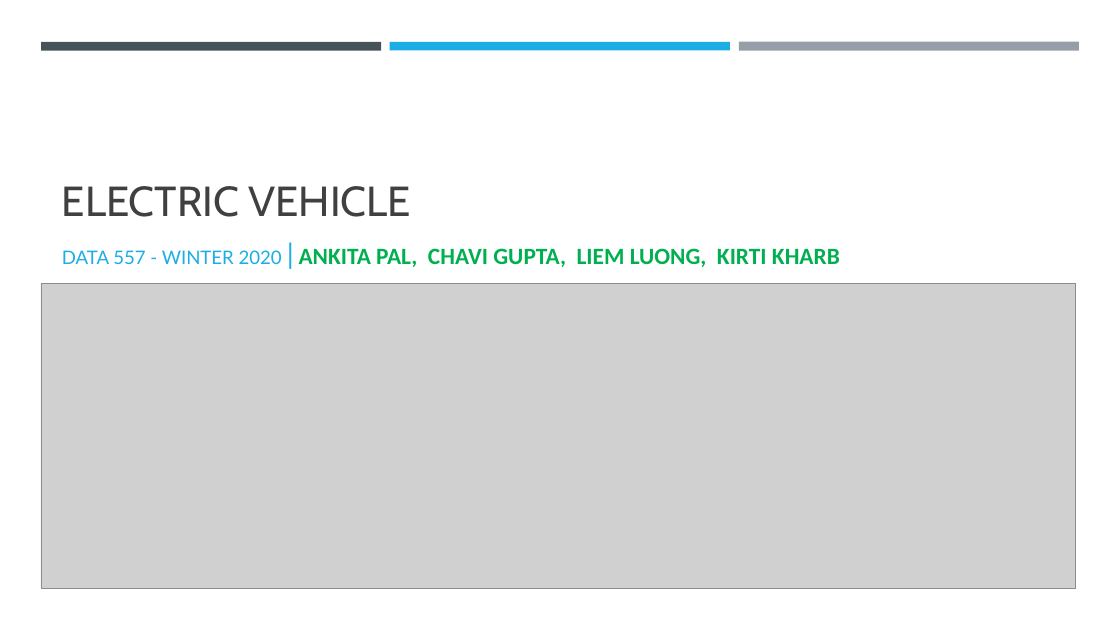
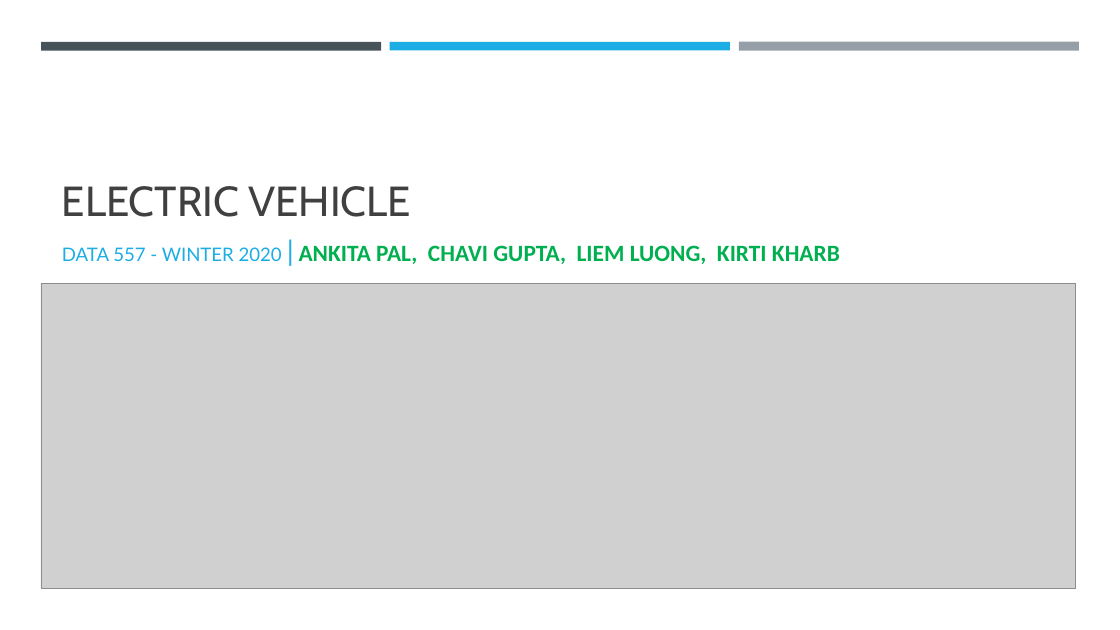
Before and after one commit to chavi-g/DATA-557-Final-Project, a slide deck: slide 1 of Electric_Vehicle_Presentation.pptx. Drawn at 1120x630 pixels with LibreOffice and Linux fonts; fonts in the diff are those of the drawing; grey boxes stand for pictures. Boxes give left, top, right and bottom in pixels: in the first picture for what was removed or moved away, otherwise in the second. Text is boxed around its words. In the diff, an @@ line names an element or a change of style, - is before the commit and + after.

```diff
--- a/Electric_Vehicle_Presentation.pptx
+++ b/Electric_Vehicle_Presentation.pptx
@@ subtitle "DATA 557 - WINTER 2020 ..." at [62, 245, 840, 264]: line spacing 1.1 to 1 @@
```
Also in this commit, not shown: 2 other slides changed, 4 other files.
